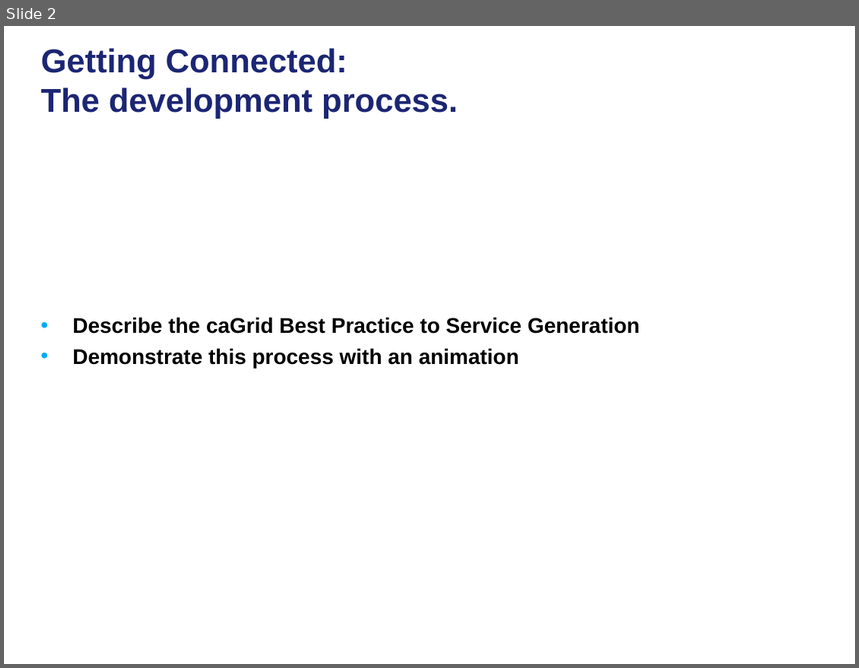
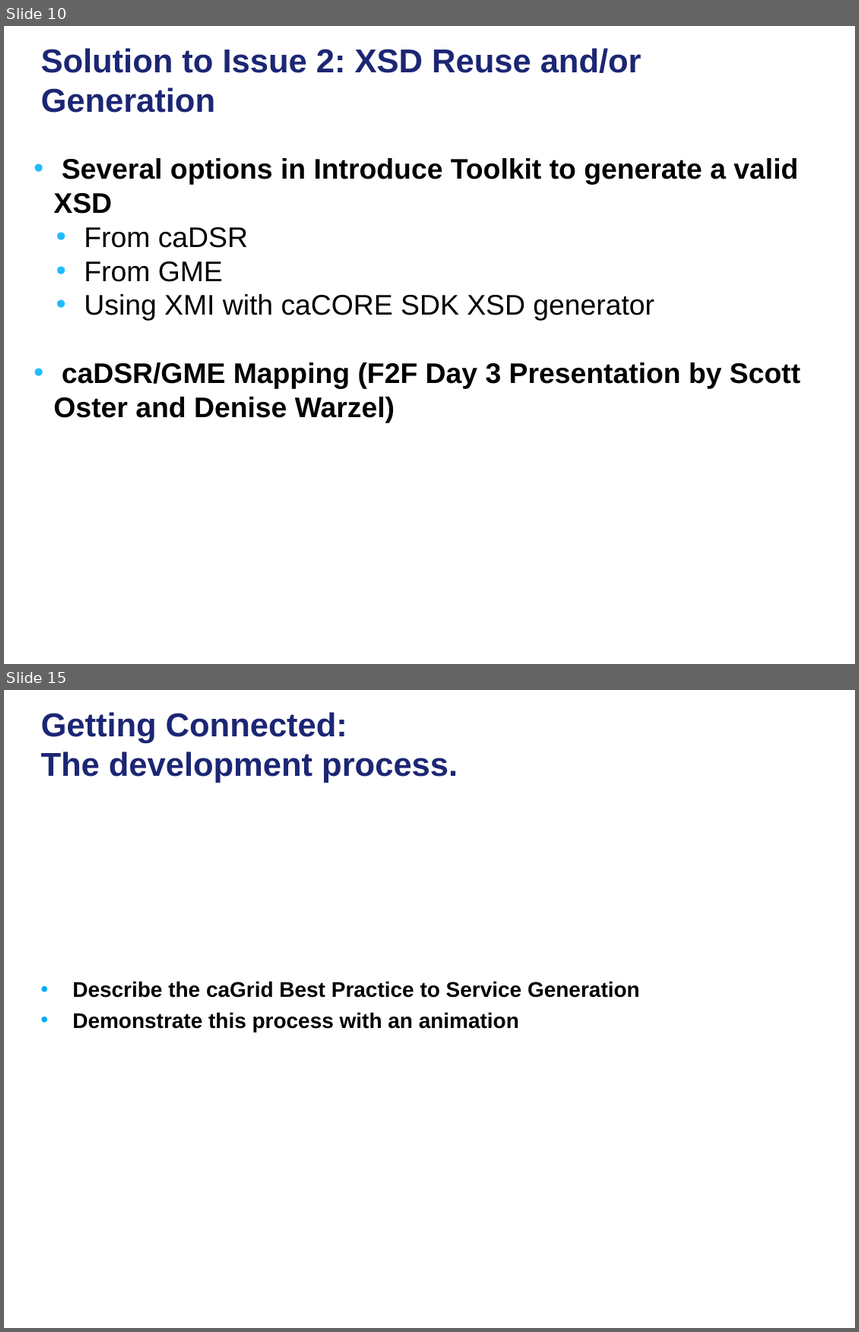
Before and after one commit to NCIP/cagrid-portal, a slide deck: cagrid-1-0/Documentation/presentations/200801_VCDE_ARCH/20080128_30_F2F_ASBP_Grid_BP.ppt. Shown one above the other, each under a label of ours: slide 2 before the commit, slides 10 and 15 after it; the slides between them are not shown. The pictures are 859x668 and 859x1332 pixels, drawn with LibreOffice and Linux fonts; fonts in the diff are those of the drawing; background and template pictures are left out. Boxes give left, top, right and bottom in pixels: in the first picture for what was removed or moved away, otherwise in the second. Text is boxed around its words. In the diff, an @@ line names an element or a change of style, - is before the commit and + after.

```diff
--- a/cagrid-1-0/Documentation/presentations/200801_VCDE_ARCH/20080128_30_F2F_ASBP_Grid_BP.ppt
+++ b/cagrid-1-0/Documentation/presentations/200801_VCDE_ARCH/20080128_30_F2F_ASBP_Grid_BP.ppt
@@ slide 10 added at (4,26,855,664), background picture (left out) @@
@@ title added at (41,48,642,113), 28 pt, text #1C2674, bold @@
+Solution to Issue 2: XSD Reuse and/or Generation
@@ text added at (53,158,800,423), 24 pt, text #000000, bold @@
+• Several options in Introduce Toolkit to generate a valid XSD
+  • From caDSR
+  • From GME
+  • Using XMI with caCORE SDK XSD generator
+• caDSR/GME Mapping (F2F Day 3 Presentation by Scott Oster and Denise Warzel)
@@ what was slide 2 is now slide 15 @@
```
Also in this commit, not shown: 5 slides changed, 19 other slides added.
